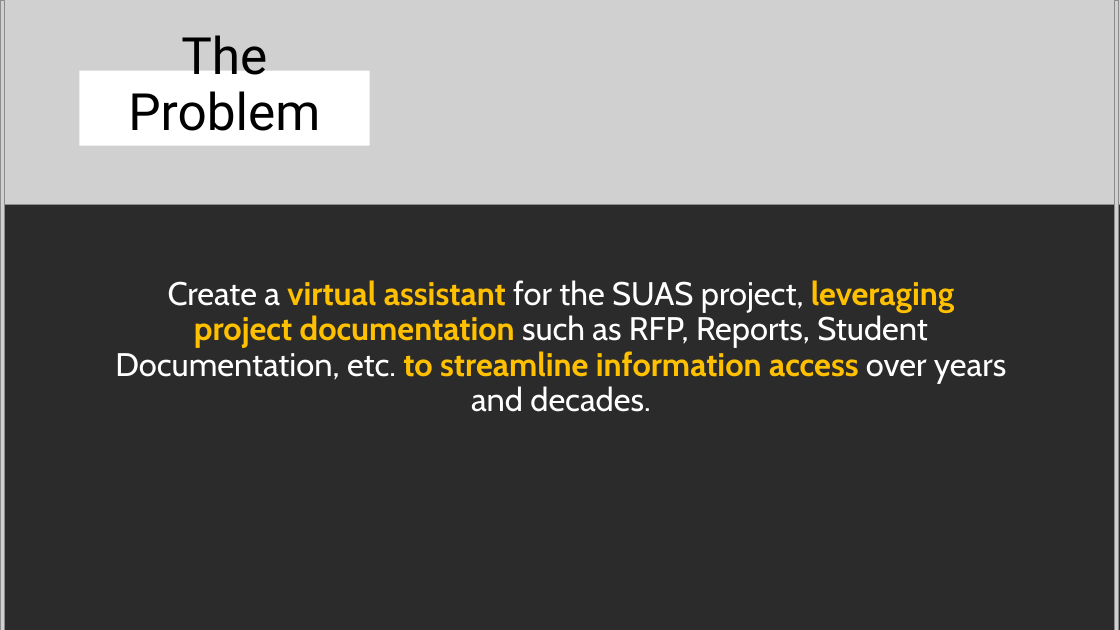
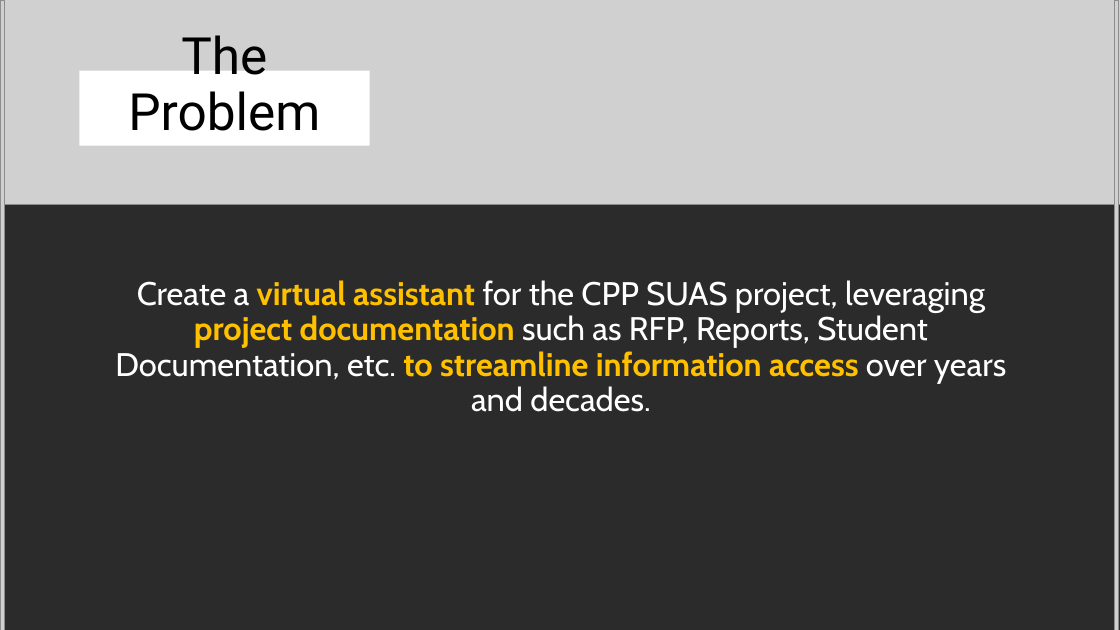
Before and after one commit to LoloMarty/2024-, a slide deck: slide 29 of CS4210/finalPresentation.pptx. Drawn at 1120x630 pixels with LibreOffice and Linux fonts; fonts in the diff are those of the drawing; grey boxes stand for pictures; background and template pictures are left out; a plain dark background stands for a picture behind light text. Boxes give left, top, right and bottom in pixels: in the first picture for what was removed or moved away, otherwise in the second. Text is boxed around its words. In the diff, an @@ line names an element or a change of style, - is before the commit and + after.

```diff
--- a/CS4210/finalPresentation.pptx
+++ b/CS4210/finalPresentation.pptx
@@ text at (115,280,1007,412): text changed @@
-Create a virtual assistant for the SUAS project, leveraging project documentation such as RFP, Reports, Student Documentation, etc. to streamline information access over years and decades.
+Create a virtual assistant for the CPP SUAS project, leveraging project documentation such as RFP, Reports, Student Documentation, etc. to streamline information access over years and decades.
```
Also in this commit, not shown: 1 other slide changed.
